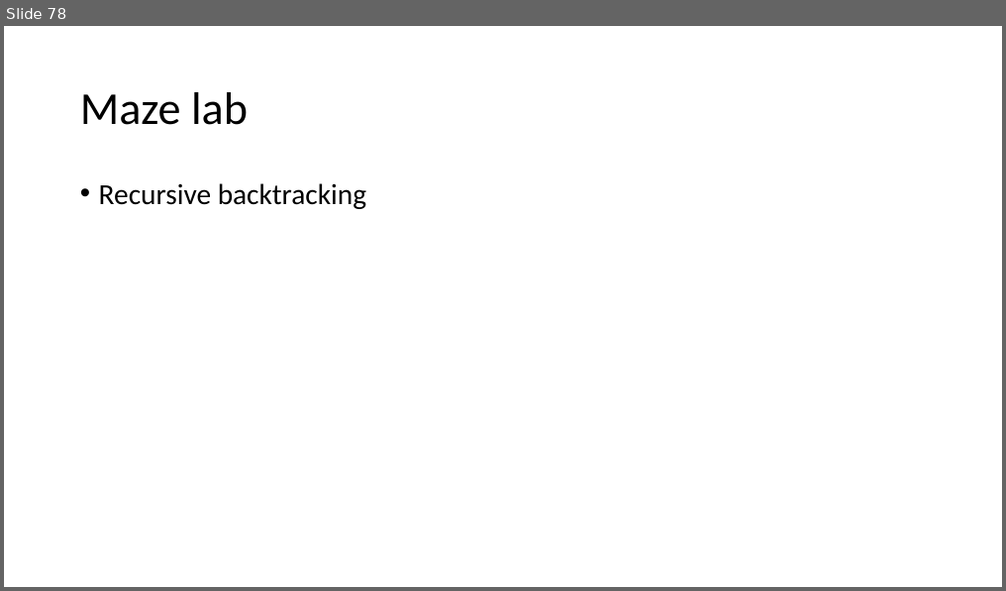
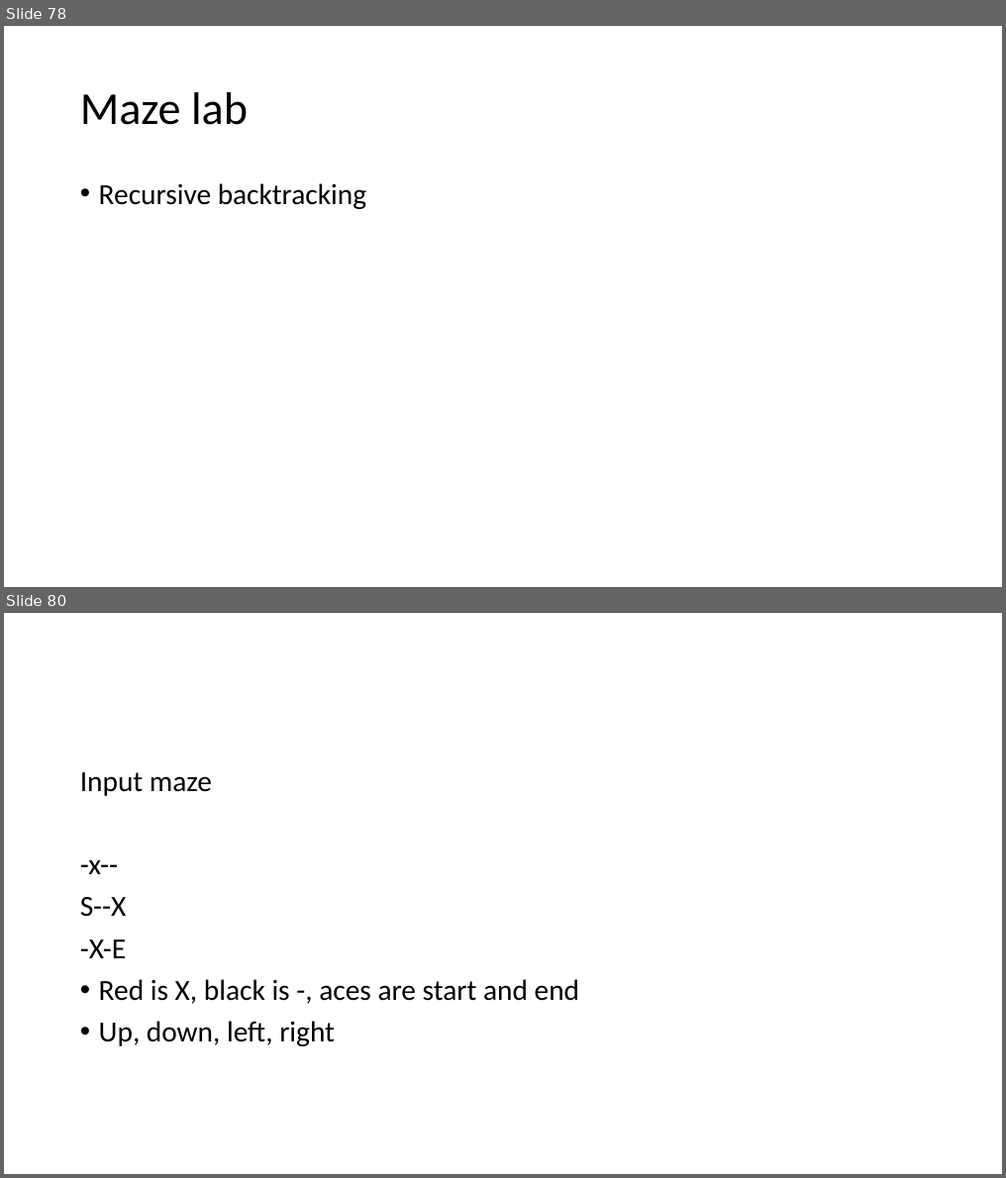
Before and after one commit to skalakm/232, a slide deck: notes.pptx. Shown one above the other, each under a label of ours: slide 78 before the commit, slides 78 and 80 after it; the slides between them are not shown. The pictures are 1006x591 and 1006x1178 pixels, drawn with LibreOffice and Linux fonts; fonts in the diff are those of the drawing. Boxes give left, top, right and bottom in pixels: in the first picture for what was removed or moved away, otherwise in the second. Text is boxed around its words. In the diff, an @@ line names an element or a change of style, - is before the commit and + after.

```diff
--- a/notes.pptx
+++ b/notes.pptx
@@ slide 80 added at (4,613,1002,1174), background #FFFFFF @@
@@ text added at (80,772,579,1047), 28 pt, text #000000 @@
+Input maze
+-x--
+S--X
+-X-E
+• Red is X, black is -, aces are start and end
+• Up, down, left, right
```
Also in this commit, not shown: 1 other slide added.
